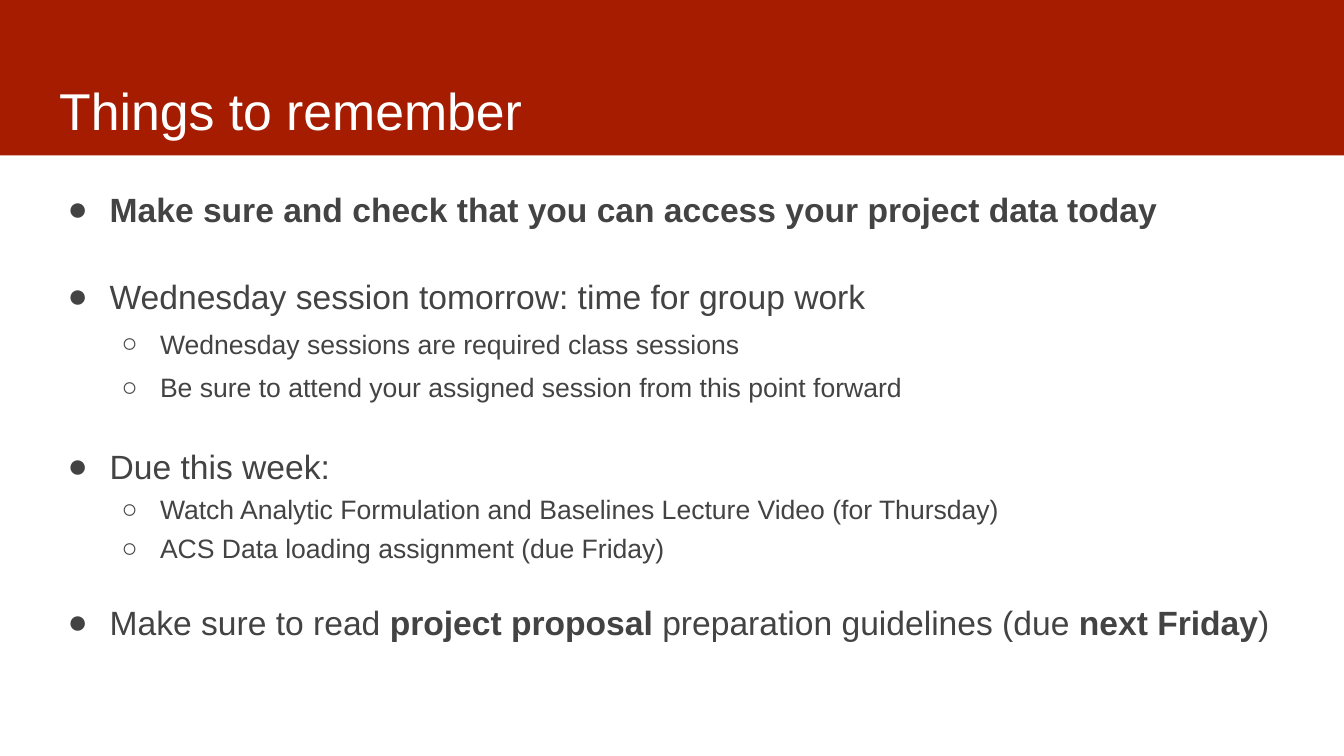
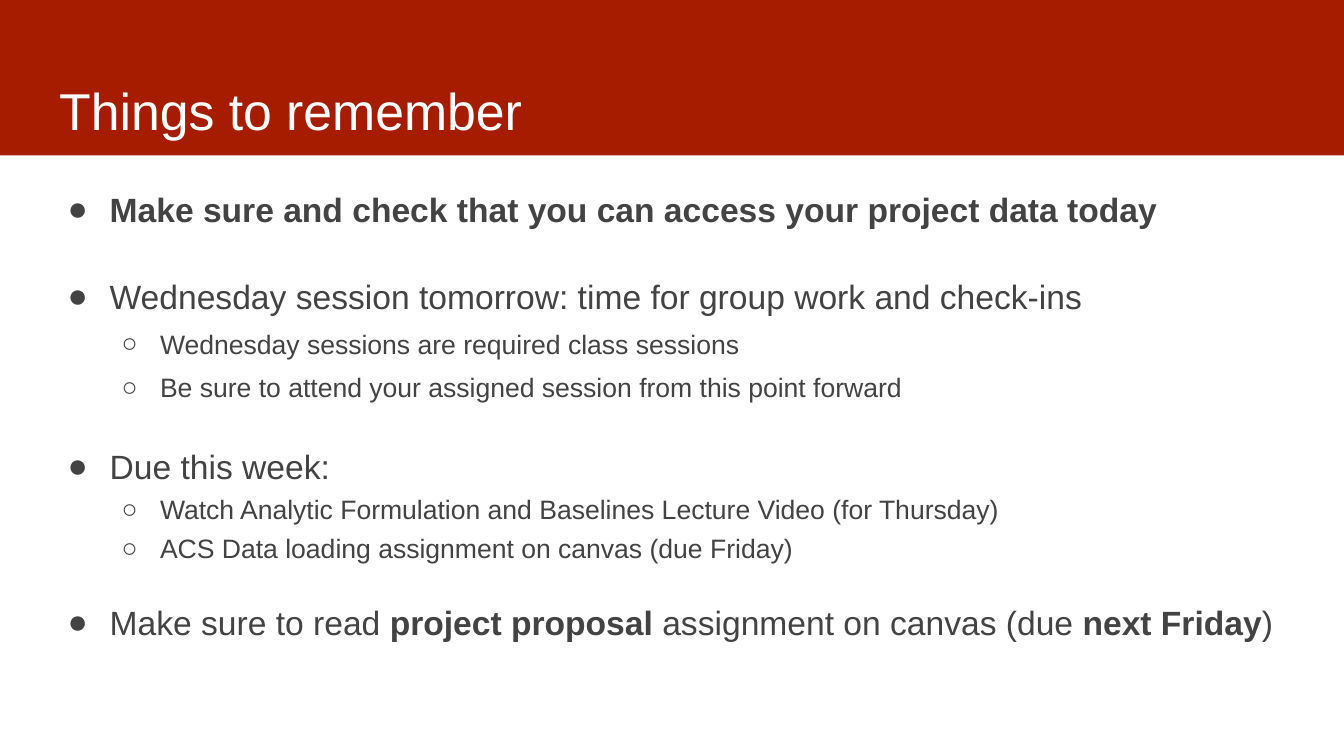
Before and after one commit to dssg/mlforpublicpolicylab, a slide deck: slide 4 of 03 - Data Exploration, Analytical Formulation, and Baselines/data-exploration.pptx. Drawn at 1344x756 pixels with LibreOffice and Linux fonts; fonts in the diff are those of the drawing. Boxes give left, top, right and bottom in pixels: in the first picture for what was removed or moved away, otherwise in the second. Text is boxed around its words. In the diff, an @@ line names an element or a change of style, - is before the commit and + after.

Commit message:
updated data slides

```diff
--- a/03 - Data Exploration, Analytical Formulation, and Baselines/data-exploration.pptx
+++ b/03 - Data Exploration, Analytical Formulation, and Baselines/data-exploration.pptx
@@ text at (110, 284, 1082, 316): text changed @@
-● Wednesday session tomorrow: time for group work
+● Wednesday session tomorrow: time for group work and check-ins
@@ text at (110, 538, 1273, 642): text changed @@
-  ○ ACS Data loading assignment (due Friday)
-● Make sure to read project proposal preparation guidelines (due next Friday)
+  ○ ACS Data loading assignment on canvas (due Friday)
+● Make sure to read project proposal assignment on canvas (due next Friday)
```
Also in this commit, not shown: 1 slide added.
